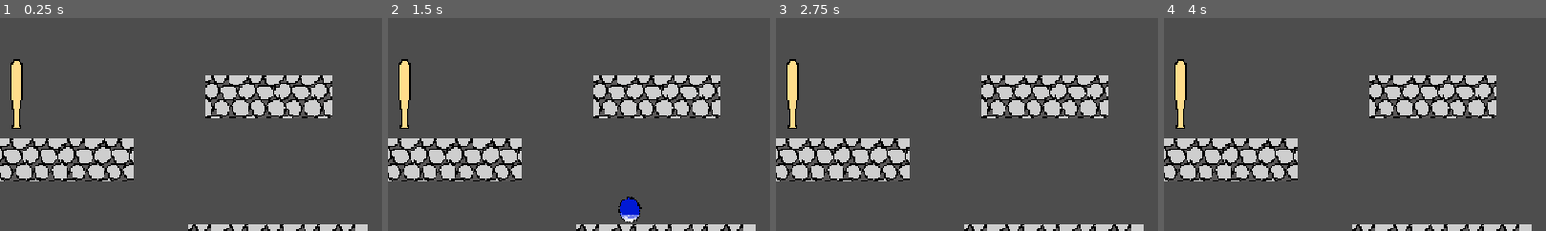
Above: before the commit, frames 1-4 (left to right).
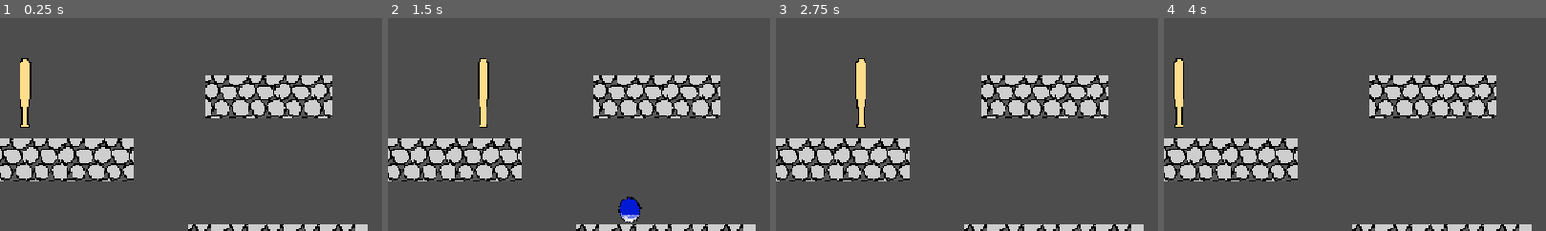
Above: after the commit, the same moments.

Repository: yApple11/hackclub-haven
Game: Godot game, scene res://scenes/game.tscn
Same seed, same stepped clock (60 frames per second), same inputs: the game is played once before the commit and once after it.
Inputs (mouse positions are % of the whole screen's width and height, from its top left):
- Up to frame 1 (0.25 s): no input
- Up to frame 2 (1.5 s): tap Enter (ui_accept) at 0.5, 0.77 s; move the mouse to (72, 45) at 0.52 s; hold Right (ui_right) 0.53-1.28 s; tap Alt at 0.6 s; click (72, 45) at 0.67 s; move the mouse to (30, 55) at 1.27 s; hold Down from 1.28 s (still down); tap Shift at 1.35 s
- Up to frame 3 (2.75 s): tap Enter (ui_accept) at 1.52 s; move the mouse to (60, 27) at 2.02 s; release Down at 2.03 s; hold Right (ui_right) from 2.03 s (still down); tap Alt at 2.1 s
- Up to frame 4 (4 s): move the mouse to (45, 70) at 2.77 s; release Right (ui_right) at 2.78 s; hold Up 2.78-3.53 s; tap Shift at 2.85 s; click (45, 70) at 2.92 s; tap Enter (ui_accept) at 3.02, 3.77 s; move the mouse to (80, 65) at 3.52 s; hold Left (ui_left) from 3.53 s (still down); tap Alt at 3.6 s
The pictures show only the part of the screen within x 10-60%, y 23-73%; the shares and areas given below are measured in that part.

The runs differ from the first frame. In frame 1, 1.5% of the frame differs, in the area x 2-9%, y 18-53%; in frame 2, 1.7%, in the area x 2-27%, y 18-53%; in frame 3, 1.7%; in frame 4, 0.5%.

Commit message:
first mob

Diff:
--- a/Scripts/bat_mob.gd
+++ b/Scripts/bat_mob.gd
@@ -1,24 +1,25 @@
 extends RigidBody2D
 
-@export var x_right = 15
-@export var x_left = -90
-@export var start_position = Vector2(-90, -96)
+@export var start_position: Vector2 = Vector2(-94, -96)
+@export var speed: float = 50.0
+@onready var timer: Timer = $Timer
 
+var direction := 1
 
-func _ready():
+func _ready() -> void:
 	gravity_scale = 0
 	lock_rotation = true
 	global_position = start_position
-	freeze = true
-	freeze_mode = FREEZE_MODE_KINEMATIC
+	timer.timeout.connect(_on_timer_timeout)
+	timer.start()
 
-# Called every frame. 'delta' is the elapsed time since the previous frame.
+
 func _physics_process(_delta: float) -> void:
-	var movemet = 0
-	if global_position.x < x_right:
-		apply_central_impulse(Vector2(100,0))
+	# Move at a steady speed; direction is 1 (right) or -1 (left)
+	linear_velocity = Vector2(speed * direction, 0)
+	print(global_position)
+	global_position.y = -97
 
-	if global_position.x > x_left:
-		apply_central_impulse(Vector2(-100,0))
+func _on_timer_timeout():
 
-		print(global_position)
+	direction *= -1
--- a/scenes/game.tscn
+++ b/scenes/game.tscn
@@ -12,9 +12,6 @@
 [sub_resource type="GDScript" id="GDScript_38j7h"]
 script/source = "extends RigidBody2D
 
-@export var movemement_speed := 300.0     # sideways push from left/right input
-@export var max_speed := 150.0      # stop pushing once moving this fast
-@export var jump_impulse := 200.0
 
 
 
@@ -37,11 +34,13 @@
 	if Input.is_action_pressed(\"ui_right\"):
 		apply_central_impulse(right)
 
-	var count = 0
 	# Jump: only when touching something
 	if Input.is_action_just_pressed(\"ui_accept\") and get_contact_count() == 1:
 		apply_central_impulse(Vector2(0, -400))
-		count+=1
+
+	print(\"ball position \", global_position)
+
+
 
 "
 
@@ -113,6 +112,9 @@
 format = 2
 layer_0/tile_data = PackedInt32Array(262167, 65536, 2, 327703, 65536, 2, 262168, 131072, 2, 327704, 131072, 2, 262165,  …(8475 unchanged characters)…
 
-[node name="RigidBody2D" parent="." unique_id=1946123408 instance=ExtResource("3_lbhrr")]
+[node name="Bat mob" parent="." unique_id=1946123408 instance=ExtResource("3_lbhrr")]
 position = Vector2(-4, -88)
 script = ExtResource("4_iywne")
+
+[node name="Timer" type="Timer" parent="Bat mob" unique_id=451226823]
+wait_time = 2.0
